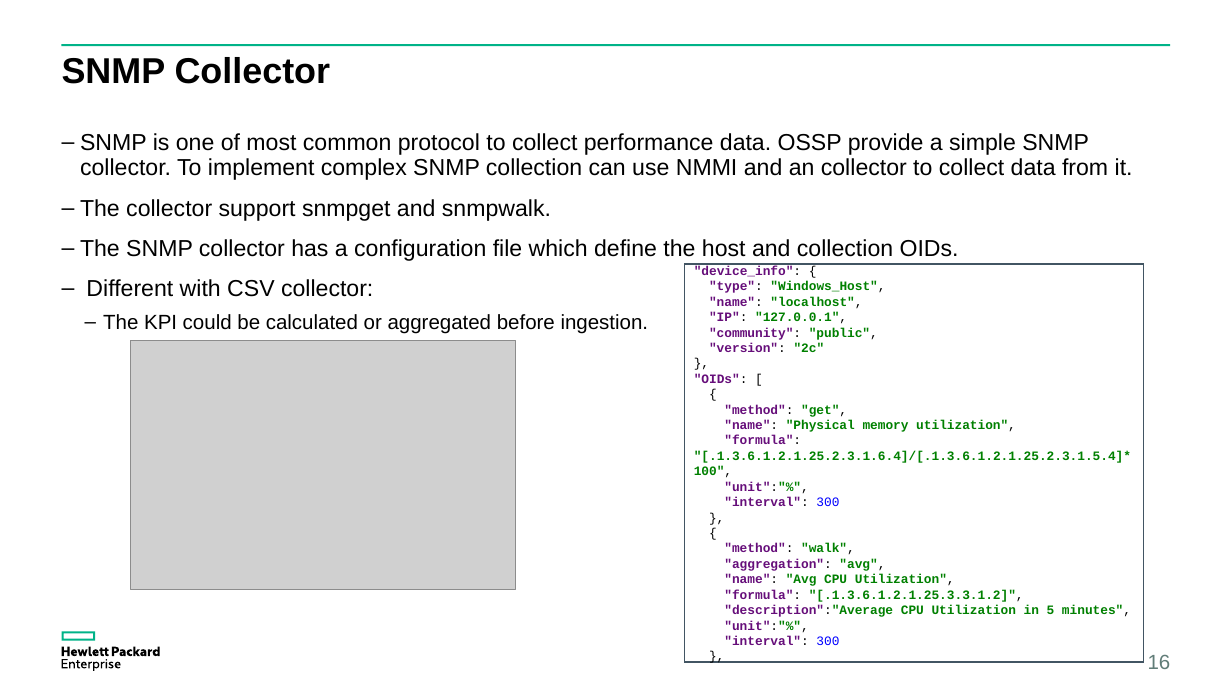
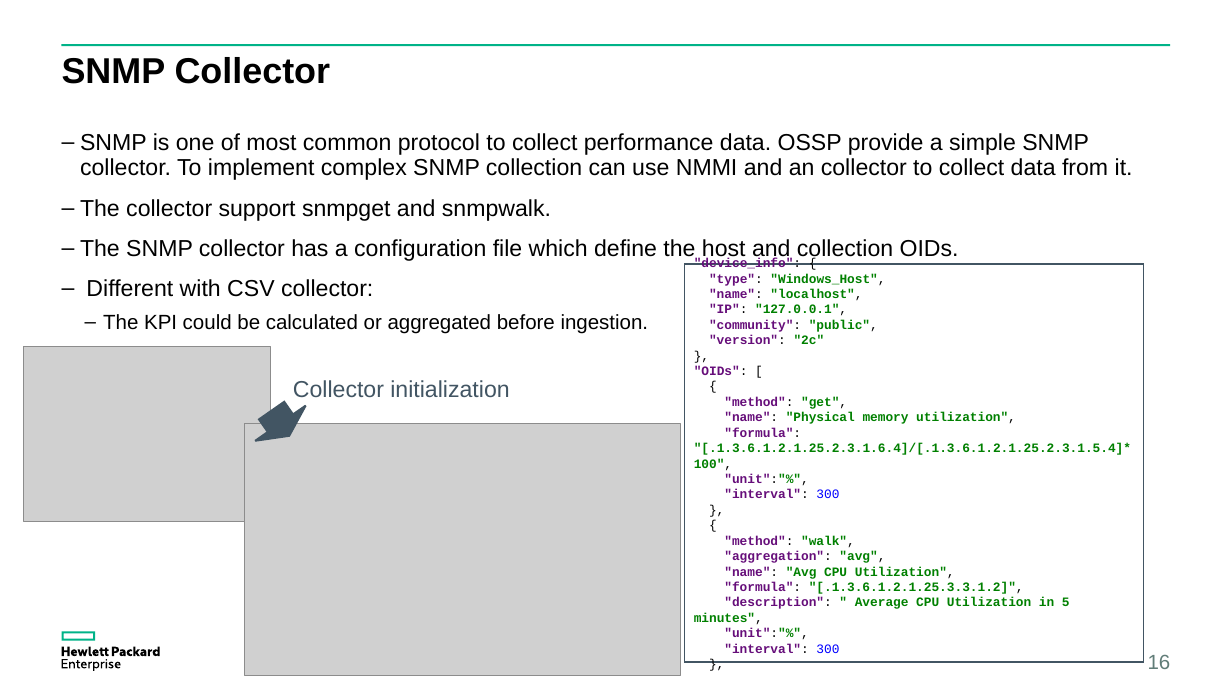
Before and after one commit to yzgang76/MPM, a slide deck: slide 16 of doc/OSSP V2.pptx. Drawn at 1232x693 pixels with LibreOffice and Linux fonts; fonts in the diff are those of the drawing; grey boxes stand for pictures. Boxes give left, top, right and bottom in pixels: in the first picture for what was removed or moved away, otherwise in the second. Text is boxed around its words. In the diff, an @@ line names an element or a change of style, - is before the commit and + after.

```diff
--- a/doc/OSSP V2.pptx
+++ b/doc/OSSP V2.pptx
@@ text in rectangle at box(694, 258, 1131, 653): spaces changed @@
-"device_info": {
-"type": "Windows_Host",
-"name": "localhost",
-"IP": "127.0.0.1",
-"community": "public",
-"version": "2c"
-},
-"OIDs": [
-{
-"method": "get",
-"name": "Physical memory utilization",
-"formula": "[.1.3.6.1.2.1.25.2.3.1.6.4]/[.1.3.6.1.2.1.25.2.3.1.5.4]*100",
-"unit":"%",
-"interval": 300
-},
-{
-"method": "walk",
-"aggregation": "avg",
-"name": "Avg CPU Utilization",
-"formula": "[.1.3.6.1.2.1.25.3.3.1.2]",
-"description":"Average CPU Utilization in 5 minutes",
-"unit":"%",
-"interval": 300
-},
+"device_info": {
+"type": "Windows_Host",
+"name": "localhost",
+"IP": "127.0.0.1",
+"community": "public",
+"version": "2c"
+},
+"OIDs": [
+{
+"method": "get",
+"name": "Physical memory utilization",
+"formula": "[.1.3.6.1.2.1.25.2.3.1.6.4]/[.1.3.6.1.2.1.25.2.3.1.5.4]*100",
+"unit":"%",
+"interval": 300
+},
+{
+"method": "walk",
+"aggregation": "avg",
+"name": "Avg CPU Utilization",
+"formula": "[.1.3.6.1.2.1.25.3.3.1.2]",
+"description": " Average CPU Utilization in 5 minutes",
+"unit":"%",
+"interval": 300
+},
@@ picture added at box(23, 347, 271, 521) @@
@@ picture removed at box(131, 340, 517, 589) @@
@@ text added at box(293, 380, 509, 397), 18 pt, text #425563 @@
+Collector initialization
@@ down arrow added at box(246, 393, 315, 453), fill #425563, outline #425563 1.5 pt @@
@@ picture added at box(244, 423, 680, 676) @@
```
Also in this commit, not shown: 8 other files.
